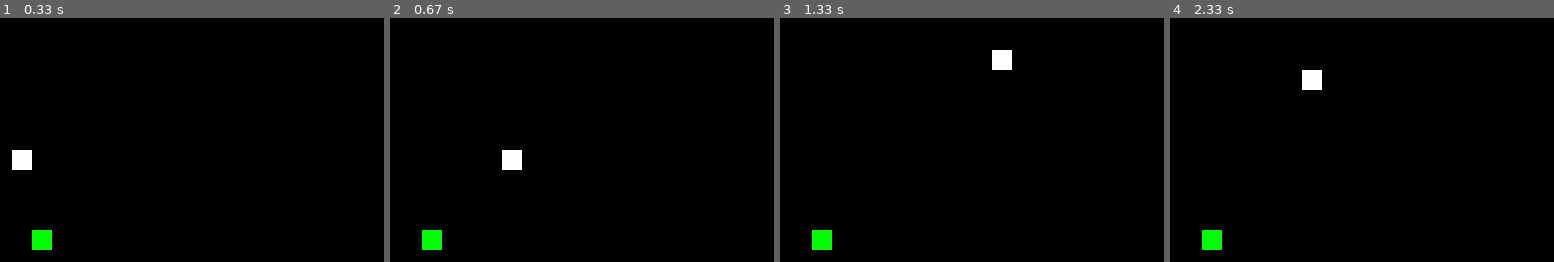
Above: before the commit, frames 1-4 (left to right).
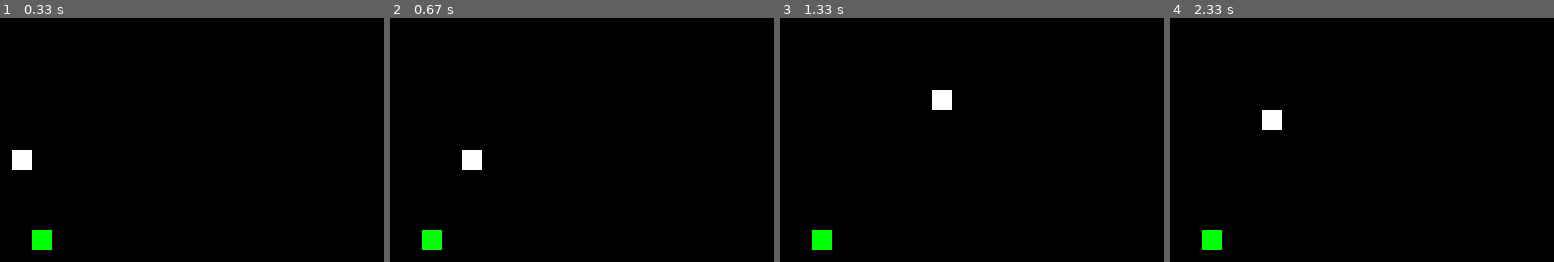
Above: after the commit, the same moments.

Repository: Prashu38-collab/projects-practise
Game: pygame game, started from pygame/snake.py
The game is run twice, just before and just after one commit, with the same random seed, the same clock (stepped at 60 frames per second) and the same inputs.
Inputs:
- Up to frame 1 (0.33 s): no input
- Up to frame 2 (0.67 s): hold Right from 0.33 s (still down)
- Up to frame 3 (1.33 s): release Right at 0.8 s; hold Up 0.83-1.13 s; hold Right from 1.17 s (still down)
- Up to frame 4 (2.33 s): release Right at 1.63 s; hold Left 1.67-2.2 s; hold Down from 2.23 s (still down)

Frame 1 is identical in both runs. In frame 2, 0.9% of the frame differs, in the area x 18-35%, y 54-63%; in frame 3, 0.9%; in frame 4, 0.9%.

Commit message:
updated snake speed

Diff:
--- a/pygame/snake.py
+++ b/pygame/snake.py
@@ -1,5 +1,4 @@
 import random
-import sys
 
 import pygame
 
@@ -11,15 +10,20 @@
 BLACK = (0, 0, 0)
 RED = (213, 50, 80)
 GREEN = (0, 255, 0)
+BLUE = (0, 0, 255)
 
 # Display settings
 WIDTH, HEIGHT = 600, 400
 DIS = pygame.display.set_mode((WIDTH, HEIGHT))
-pygame.display.set_caption('Snake Game by Qwen')
+pygame.display.set_caption('Snake Game - Speed Increases!')
 
 CLOCK = pygame.time.Clock()
 SNAKE_BLOCK = 10
-SNAKE_SPEED = 15
+
+# Initial speed
+INITIAL_SPEED = 10
+#  increase speed per food eaten by 2 units
+SPEED_INCREMENT = 1
 
 
 def game_loop():
@@ -34,16 +38,25 @@
     snake_list = []
     length_of_snake = 1
 
+    # Place initial food
     foodx = round(random.randrange(0, WIDTH - SNAKE_BLOCK) / 10.0) * 10.0
     foody = round(random.randrange(0, HEIGHT - SNAKE_BLOCK) / 10.0) * 10.0
+
+    # Current speed starts at initial value
+    current_speed = INITIAL_SPEED
 
     while not game_over:
         while game_close:
             DIS.fill(BLACK)
             font = pygame.font.SysFont("bahnschrift", 35)
             mesg = font.render(
-                "You Lost! Press C to Play Again or Q to Quit", True, RED)
+                f"Game Over! Score: {length_of_snake-1}", True, RED)
+            score_msg = font.render("Press C-Play Again or Q-Quit", True, BLUE)
+
+            # Center the text
             DIS.blit(mesg, [WIDTH/6, HEIGHT/3])
+            DIS.blit(score_msg, [WIDTH/6, HEIGHT/3 + 50])
+
             pygame.display.update()
 
             for event in pygame.event.get():
@@ -52,7 +65,7 @@
                         game_over = True
                         game_close = False
                     if event.key == pygame.K_c:
-                        game_loop()
+                        game_loop()  # Restart the game
 
         for event in pygame.event.get():
             if event.type == pygame.QUIT:
@@ -88,10 +101,12 @@
         if len(snake_list) > length_of_snake:
             del snake_list[0]
 
+        # Check if snake hit itself
         for segment in snake_list[:-1]:
             if segment == snake_head:
                 game_close = True
 
+        # Draw Snake
         for segment in snake_list:
             pygame.draw.rect(
                 DIS, WHITE, [segment[0], segment[1], SNAKE_BLOCK, SNAKE_BLOCK])
@@ -106,10 +121,18 @@
                 0, HEIGHT - SNAKE_BLOCK) / 10.0) * 10.0
             length_of_snake += 1
 
-        CLOCK.tick(SNAKE_SPEED)
+            # Increase speed slightly when food is eaten
+            current_speed += SPEED_INCREMENT
+
+            # Optional: Cap the maximum speed so it doesn't become impossible
+            if current_speed > 40:
+                current_speed = 40
+
+        # Use the dynamic current_speed instead of a fixed constant
+        CLOCK.tick(current_speed)
 
     pygame.quit()
-    sys.exit()
+    quit()
 
 
 game_loop()
